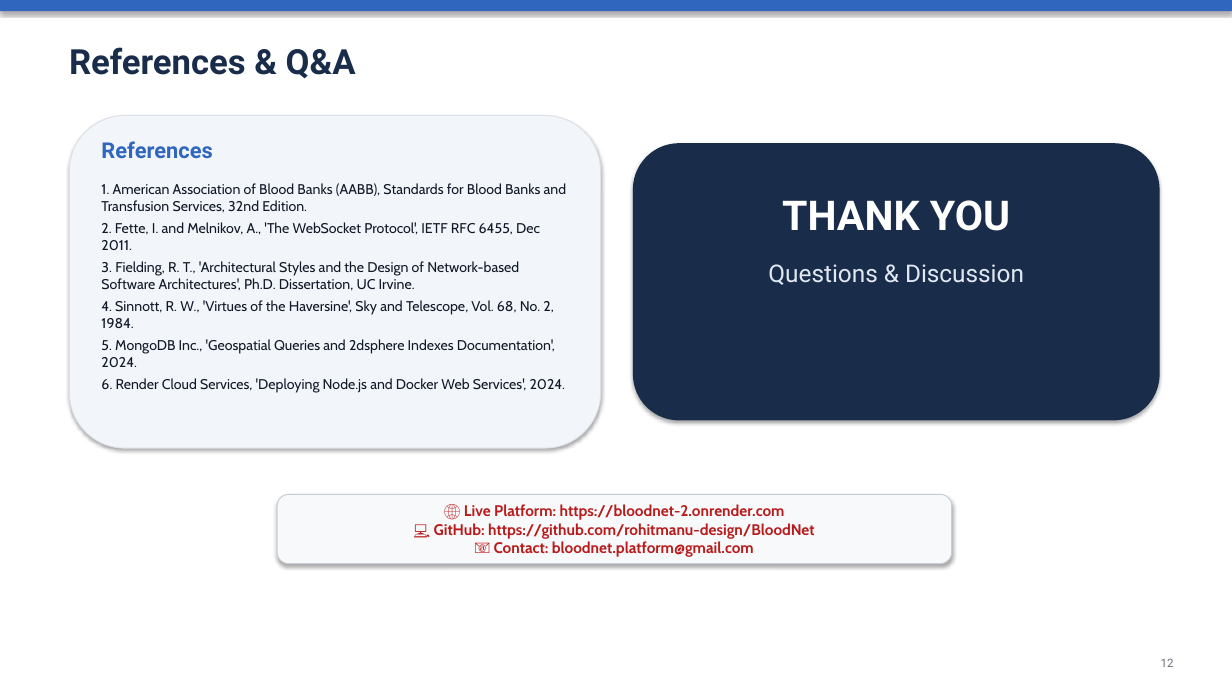
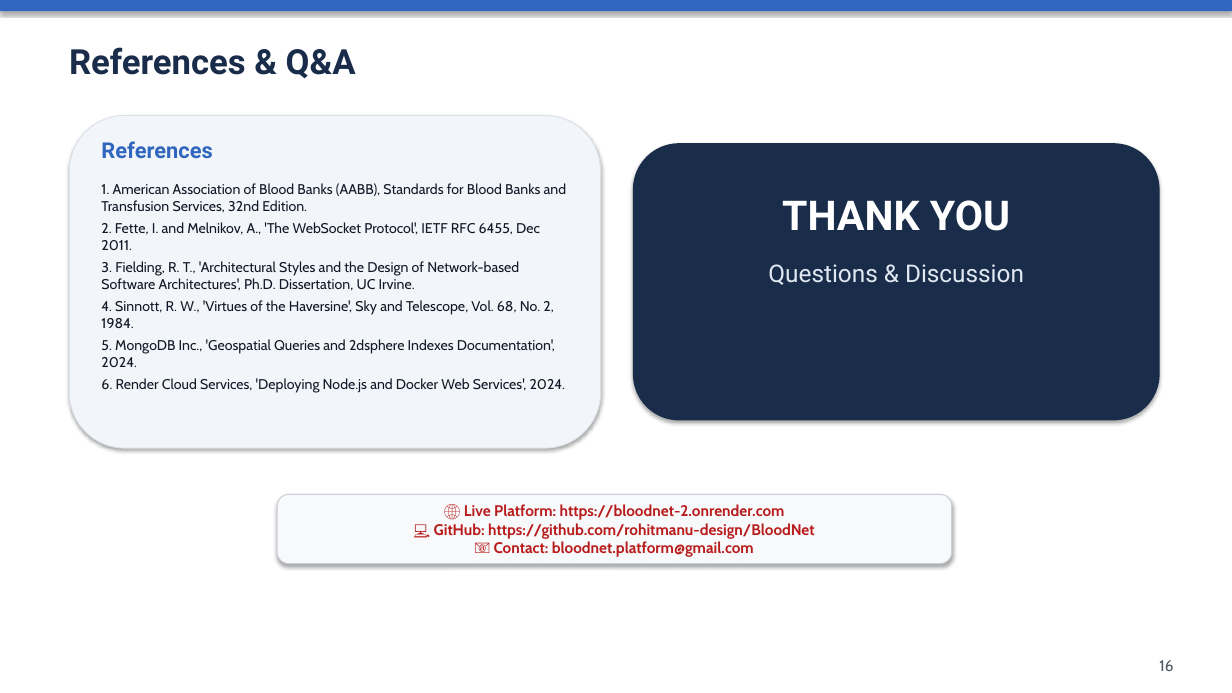
Before and after one commit to rohitmanu-design/BloodNet, a slide deck: slide 16 of docs/BLOODNET_PROJECT_PRESENTATION.pptx (slide 12 before the commit). Drawn at 1232x693 pixels with LibreOffice and Linux fonts; fonts in the diff are those of the drawing. Boxes give left, top, right and bottom in pixels: in the first picture for what was removed or moved away, otherwise in the second. Text is boxed around its words. In the diff, an @@ line names an element or a change of style, - is before the commit and + after.

```diff
--- a/docs/BLOODNET_PROJECT_PRESENTATION.pptx
+++ b/docs/BLOODNET_PROJECT_PRESENTATION.pptx
@@ text at (1159,660,1173,671): text changed; size 9 to 12 pt; font Roboto to Cabin; text colour #69707A to #4B5563 @@
-12
+16
```
Also in this commit, not shown: 10 other slides changed, 4 slides added, 2 slides removed, 11 other files.
